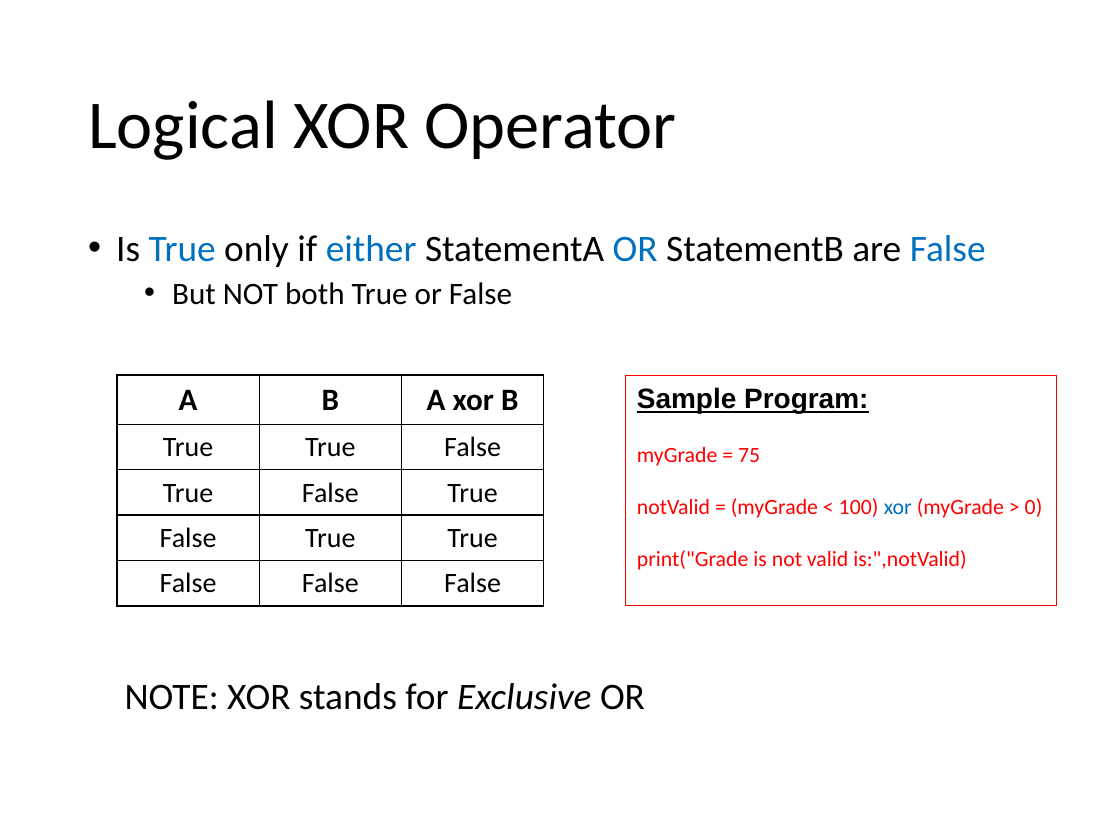
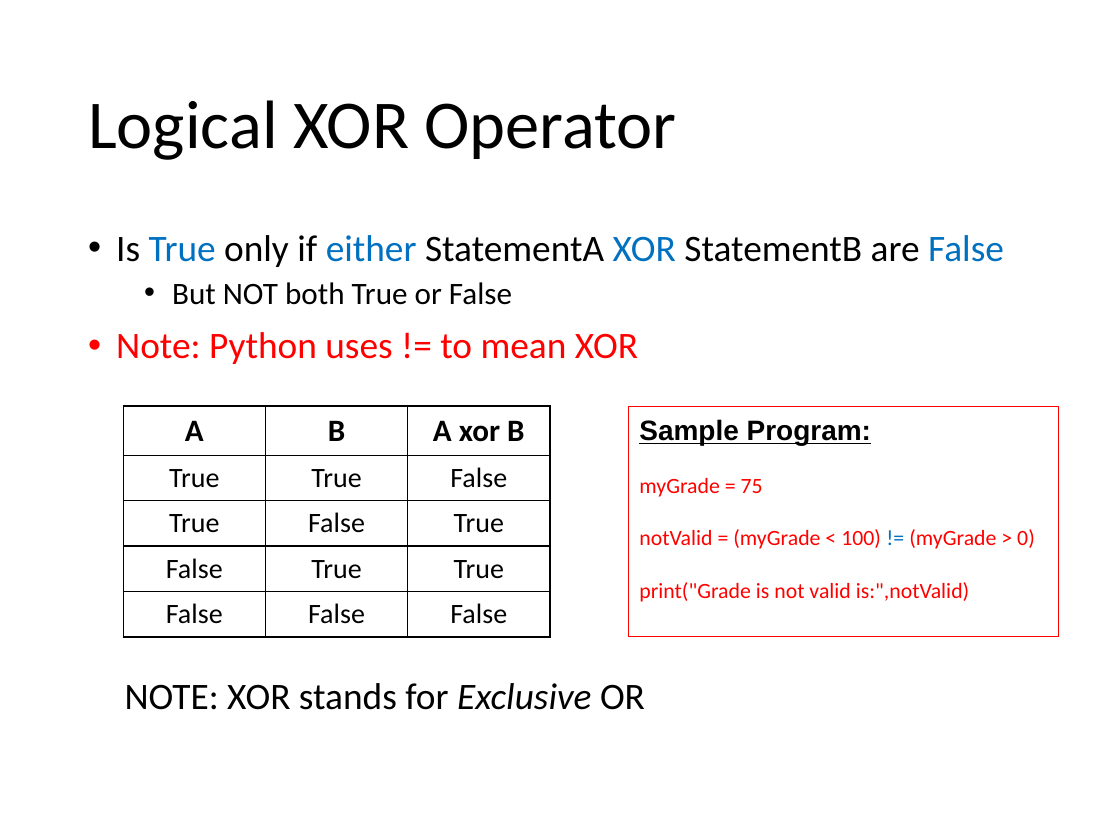
Before and after one commit to Greg5519/ICS2O0, a slide deck: slide 12 of Topic B Programming Introduction/B.4 Lesson - Python More Variables.pptx. Drawn at 1120x840 pixels with LibreOffice and Linux fonts; fonts in the diff are those of the drawing. Boxes give left, top, right and bottom in pixels: in the first picture for what was removed or moved away, otherwise in the second. Text is boxed around its words. In the diff, an @@ line names an element or a change of style, - is before the commit and + after.

```diff
--- a/Topic B Programming Introduction/B.4 Lesson - Python More Variables.pptx
+++ b/Topic B Programming Introduction/B.4 Lesson - Python More Variables.pptx
@@ text at [116,235,1004,267]: text changed @@
-• Is True only if either StatementA OR StatementB are False
+• Is True only if either StatementA XOR StatementB are False
@@ text at [116,332,638,364]: paragraph added @@
+• Note: Python uses != to mean XOR
@@ table: place and size @@
-table at [116,375,543,606]
+table at [123,405,550,636]
@@ rectangle "Sample Program:": place and size @@
-rectangle "Sample Program:" at [626,375,1056,605]
+rectangle "Sample Program:" at [628,407,1058,636]
@@ text in rectangle at [639,529,1035,549]: text changed @@
-notValid = (myGrade < 100) xor (myGrade > 0)
+notValid = (myGrade < 100) != (myGrade > 0)
```
